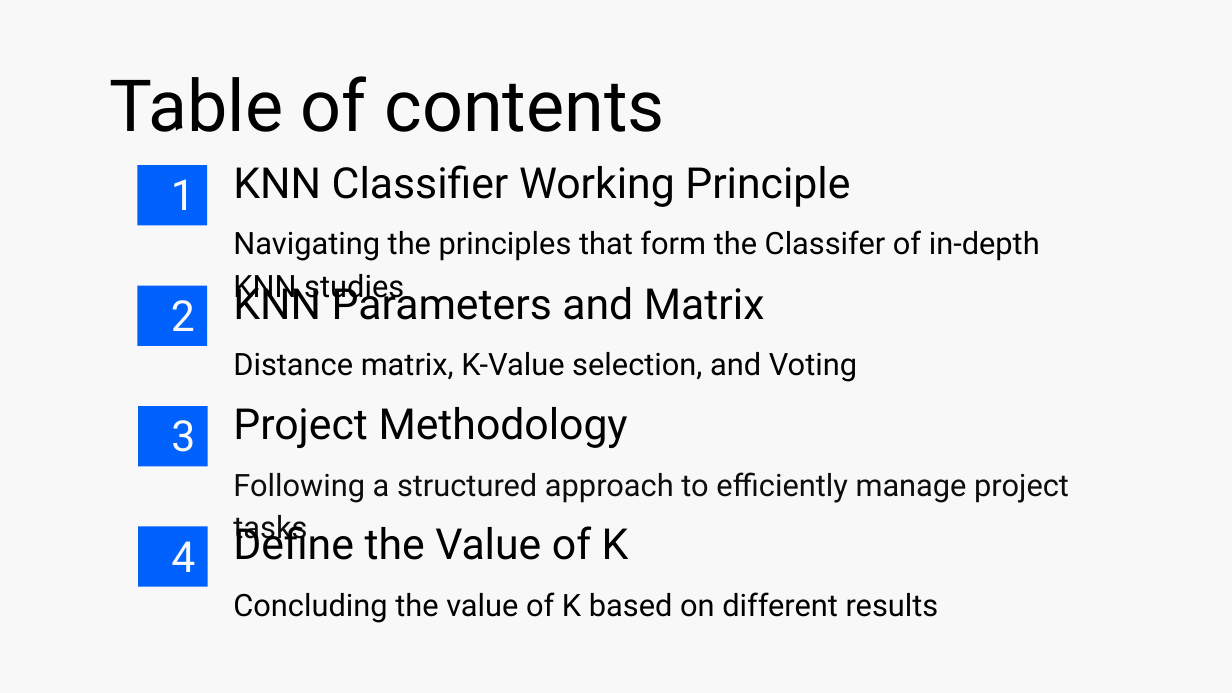
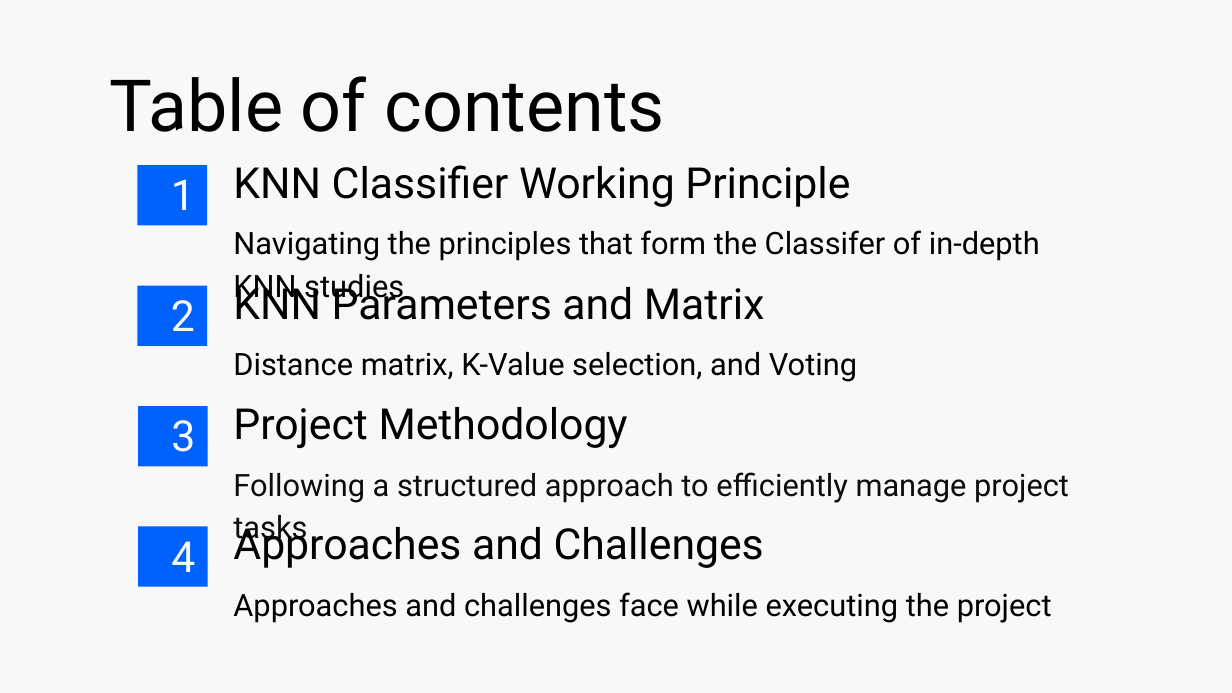
Before and after one commit to muhammadharis-97/K-Nearest-Neighbors-KNN-on-a-sparse-distribution-representation, a slide deck: slide 3 of Myproject/Documentation/Investigate and Implement KNN Classifier_Global Variable-Project_presentation.pptx. Drawn at 1232x693 pixels with LibreOffice and Linux fonts; fonts in the diff are those of the drawing; background and template pictures are left out. Boxes give left, top, right and bottom in pixels: in the first picture for what was removed or moved away, otherwise in the second. Text is boxed around its words. In the diff, an @@ line names an element or a change of style, - is before the commit and + after.

```diff
--- a/Myproject/Documentation/Investigate and Implement KNN Classifier_Global Variable-Project_presentation.pptx
+++ b/Myproject/Documentation/Investigate and Implement KNN Classifier_Global Variable-Project_presentation.pptx
@@ subtitle at box(233, 520, 764, 568): text changed @@
-Define the Value of K
+Approaches and Challenges
@@ subtitle at box(233, 592, 1052, 623): text changed @@
-Concluding the value of K based on different results
+Approaches and challenges face while executing the project
```
Also in this commit, not shown: 6 other slides changed, 6 slides added, 1 slide removed, 2 other files.
